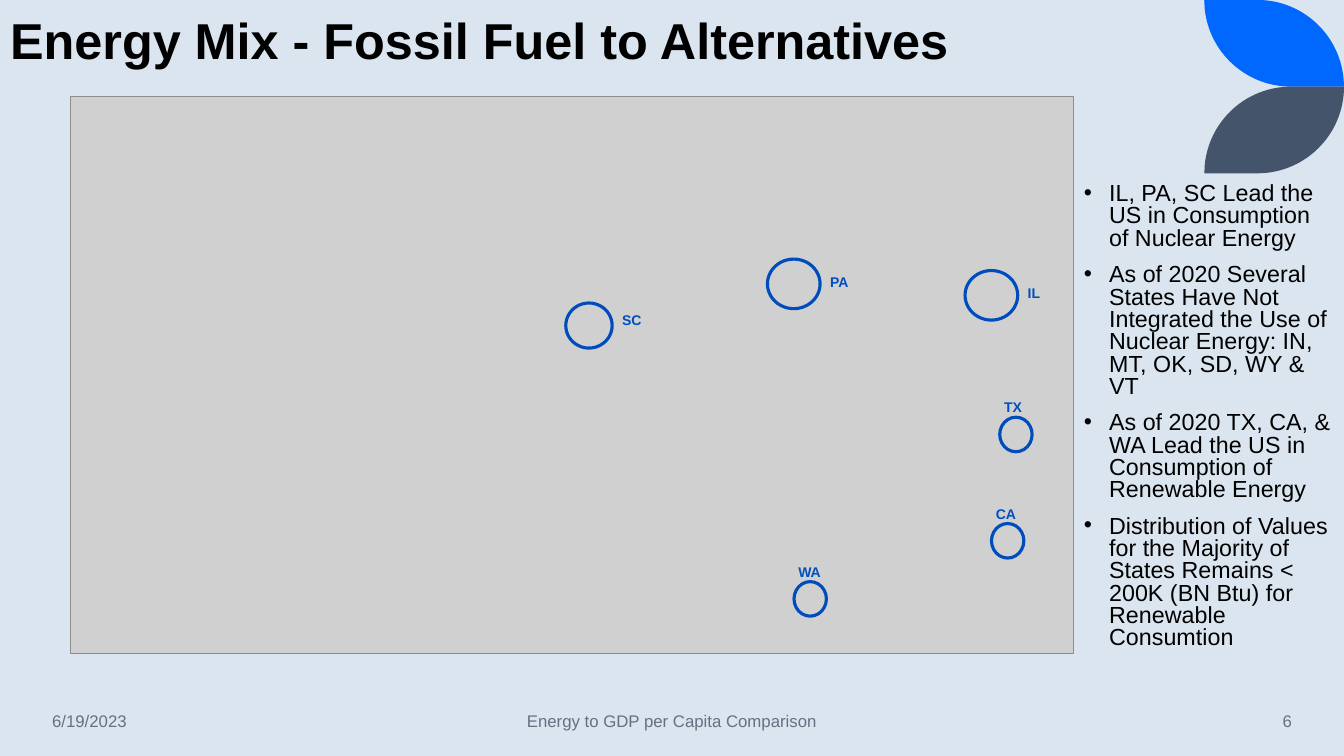
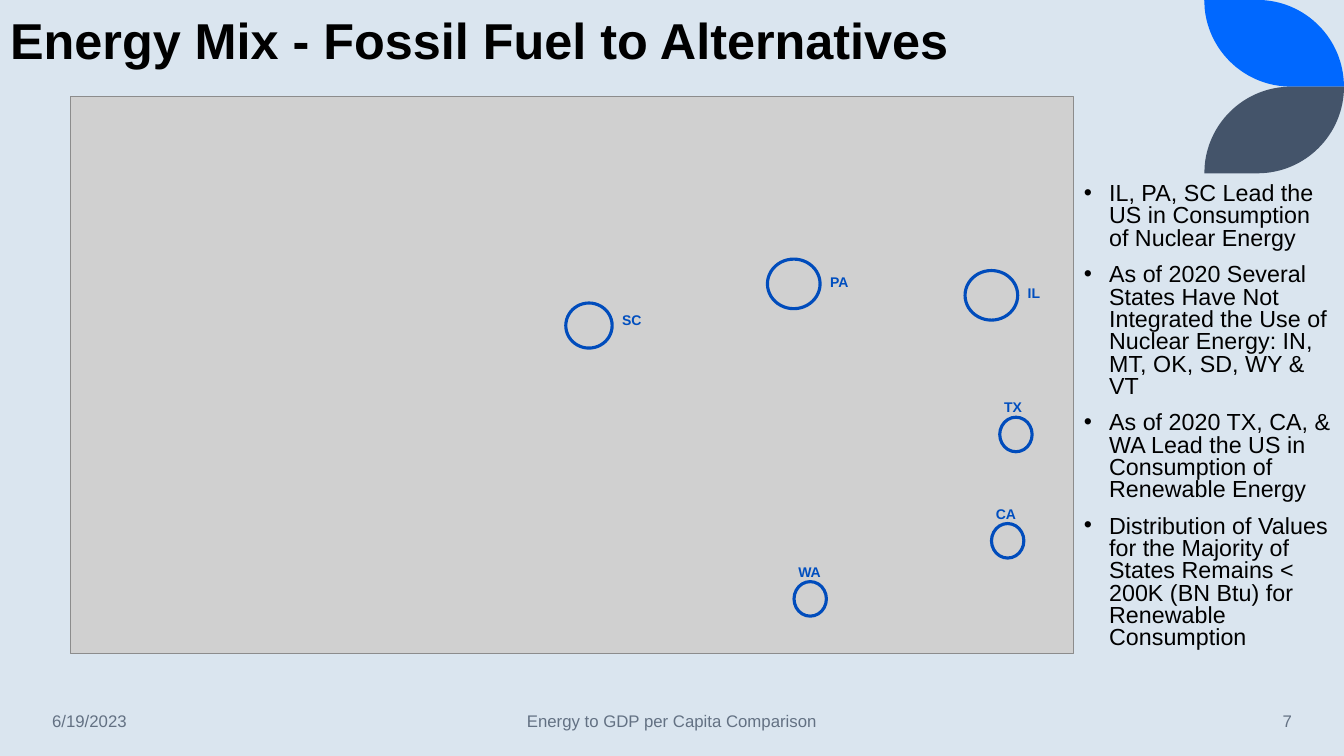
Before and after one commit to lawrence-haggerty/haggerty_energy_gdp_capstone, a slide deck: slide 7 of presentation/haggerty_energy_gdp_1.pptx (slide 6 before the commit). Drawn at 1344x756 pixels with LibreOffice and Linux fonts; fonts in the diff are those of the drawing; grey boxes stand for pictures. Boxes give left, top, right and bottom in pixels: in the first picture for what was removed or moved away, otherwise in the second. Text is boxed around its words. In the diff, an @@ line names an element or a change of style, - is before the commit and + after.

```diff
--- a/presentation/haggerty_energy_gdp_1.pptx
+++ b/presentation/haggerty_energy_gdp_1.pptx
@@ text at box(1109, 517, 1328, 650): text changed @@
-• Distribution of Values for the Majority of States Remains < 200K (BN Btu) for Renewable Consumtion
+• Distribution of Values for the Majority of States Remains < 200K (BN Btu) for Renewable Consumption
@@ page number at box(1283, 715, 1292, 727): text changed @@
-6
+7
```
Also in this commit, not shown: 12 other slides changed, 5 slides added, 39 slides removed, 1 other file.
